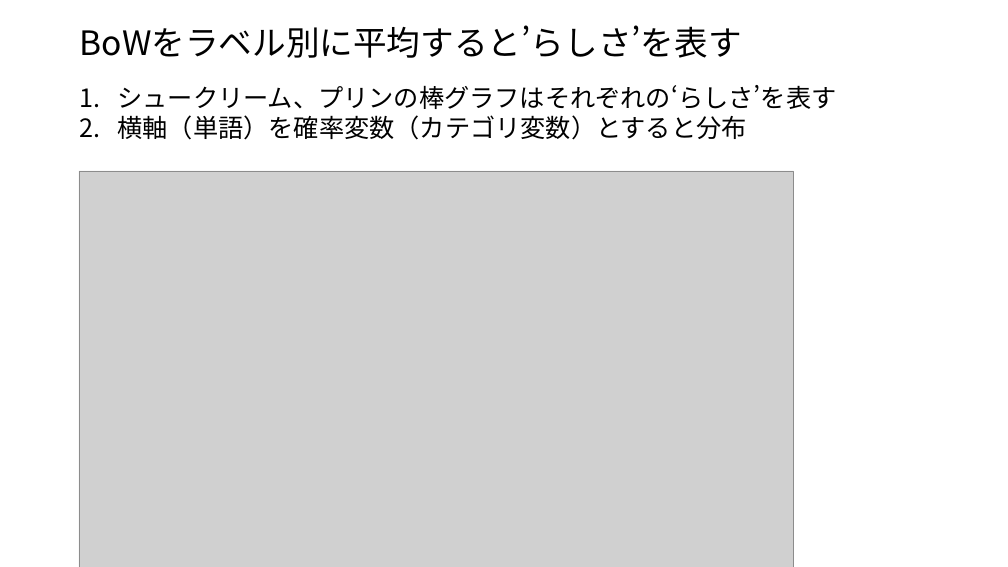
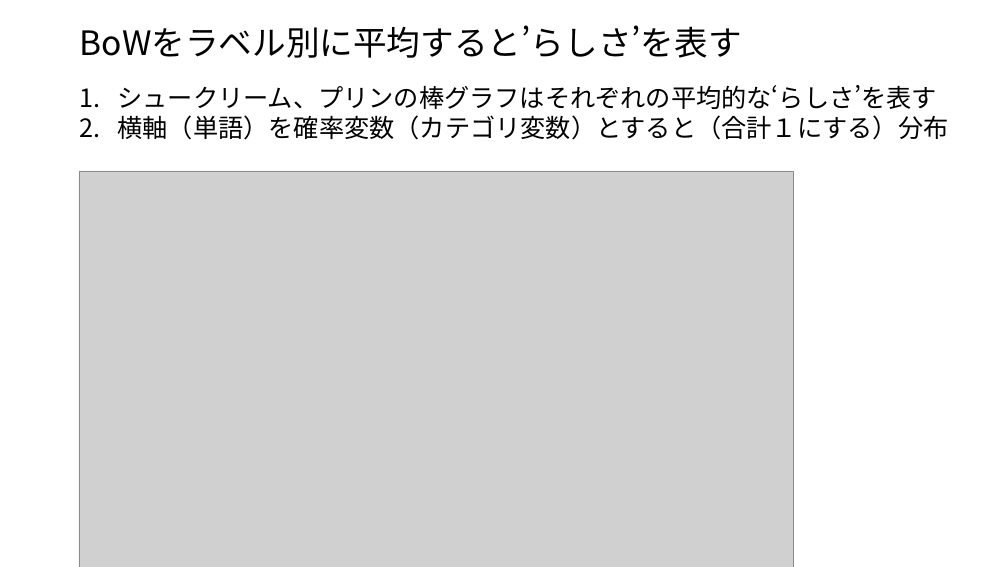
Before and after one commit to ueharaLab/NLP3_BoW, a slide deck: slide 21 of textmining3 BOW.pptx. Drawn at 1008x567 pixels with LibreOffice and Linux fonts; fonts in the diff are those of the drawing; grey boxes stand for pictures. Boxes give left, top, right and bottom in pixels: in the first picture for what was removed or moved away, otherwise in the second. Text is boxed around its words. In the diff, an @@ line names an element or a change of style, - is before the commit and + after.

```diff
--- a/textmining3 BOW.pptx
+++ b/textmining3 BOW.pptx
@@ text at box(117, 85, 948, 140): text changed @@
-1. シュークリーム、プリンの棒グラフはそれぞれの‘らしさ’を表す
-2. 横軸（単語）を確率変数（カテゴリ変数）とすると分布
+1. シュークリーム、プリンの棒グラフはそれぞれの平均的な‘らしさ’を表す
+2. 横軸（単語）を確率変数（カテゴリ変数）とすると（合計１にする）分布
```
Also in this commit, not shown: 5 other slides changed, 3 other files.
